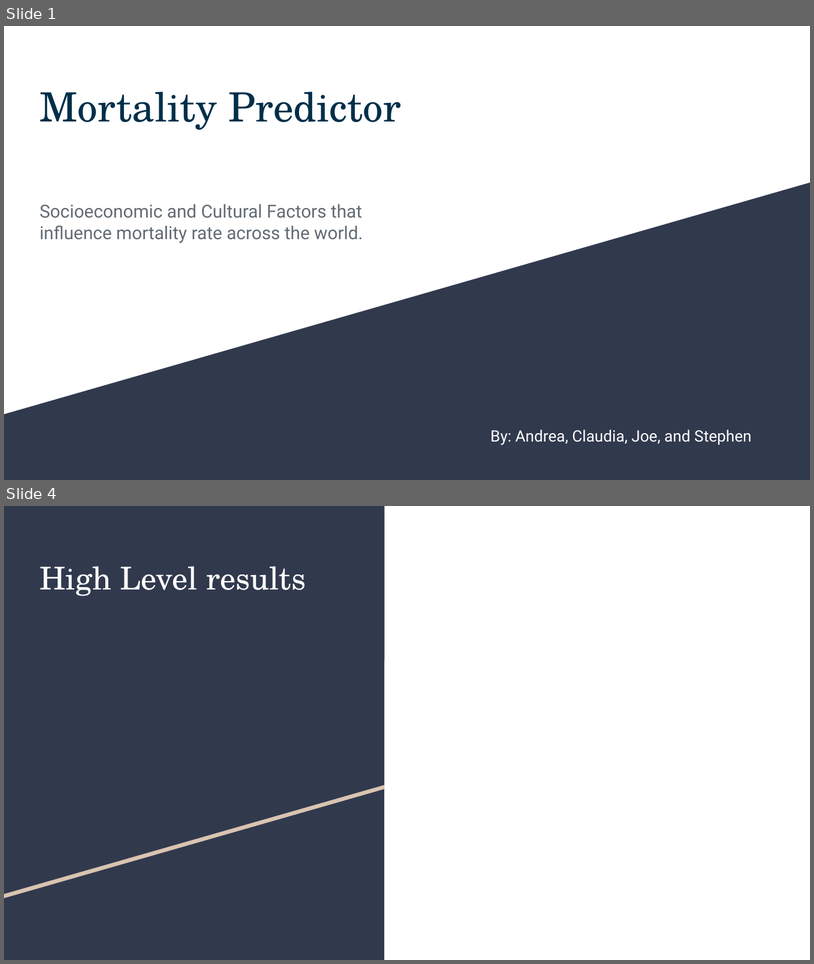
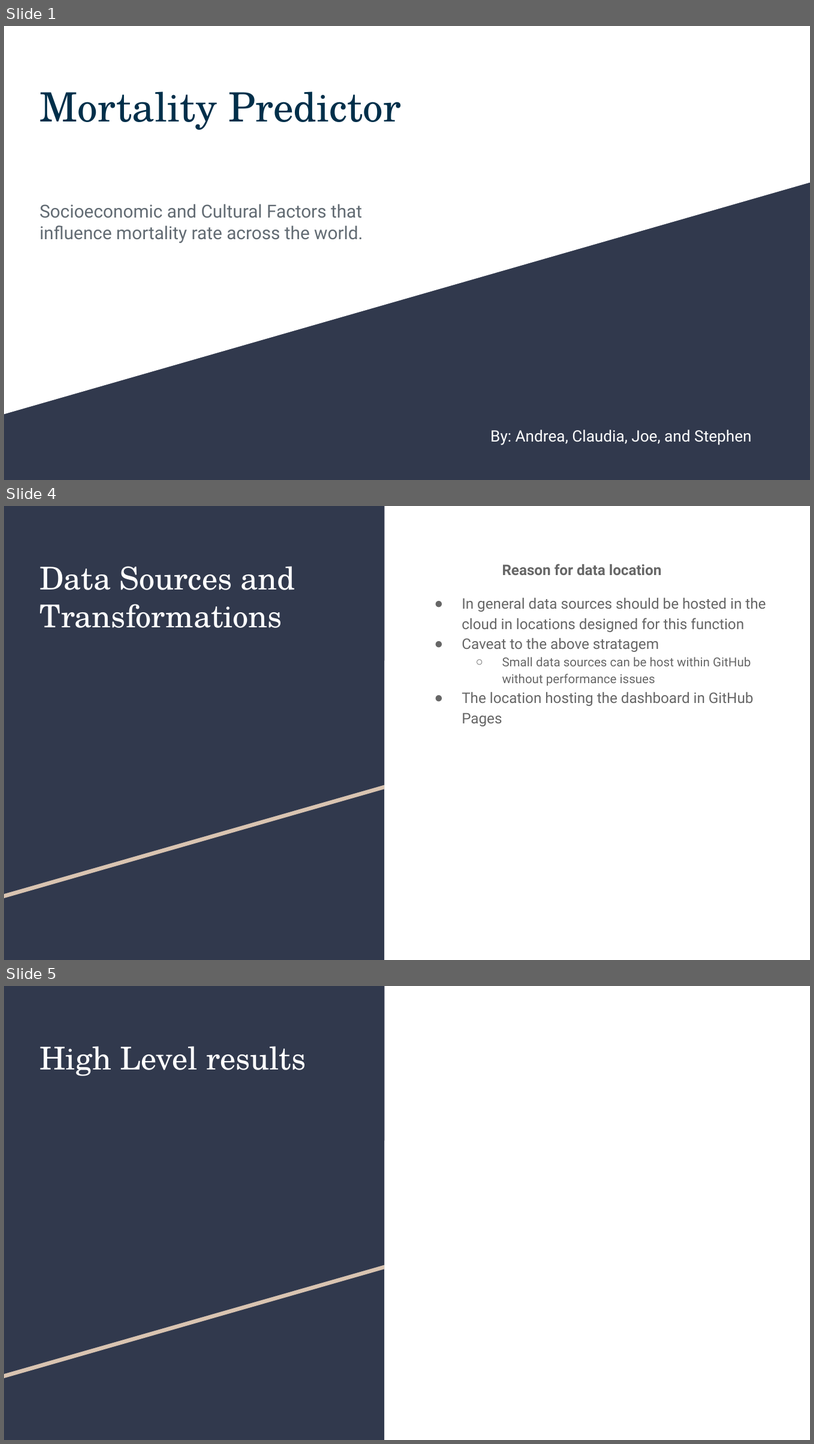
Before and after one commit to StephenDini/Mortality_Predictor, a slide deck: Mortality Predictor.pptx. Shown one above the other, each under a label of ours: slides 1 and 4 before the commit, slides 1, 4 and 5 after it; the slides between them are not shown. The pictures are 814x964 and 814x1444 pixels, drawn with LibreOffice and Linux fonts; fonts in the diff are those of the drawing. Boxes give left, top, right and bottom in pixels: in the first picture for what was removed or moved away, otherwise in the second. Text is boxed around its words. In the diff, an @@ line names an element or a change of style, - is before the commit and + after.

```diff
--- a/Mortality Predictor.pptx
+++ b/Mortality Predictor.pptx
@@ slide 4 added at bbox=[4, 506, 810, 960], background #FFFFFF; not listed: 3 template elements that a slide beside it also shows @@
@@ title added at bbox=[39, 566, 296, 628], 28 pt, text #FFFFFF @@
+Data Sources and Transformations
@@ text added at bbox=[462, 564, 766, 726], 13 pt, text #666666 @@
+Reason for data location
+● In general data sources should be hosted in the cloud in locations designed for this function
+● Caveat to the above stratagem
+  ○ Small data sources can be host within GitHub without performance issues
+● The location hosting the dashboard in GitHub Pages
@@ what was slide 4 is now slide 5 @@
```
Also in this commit, not shown: 2 other slides added, 2 slides removed.
